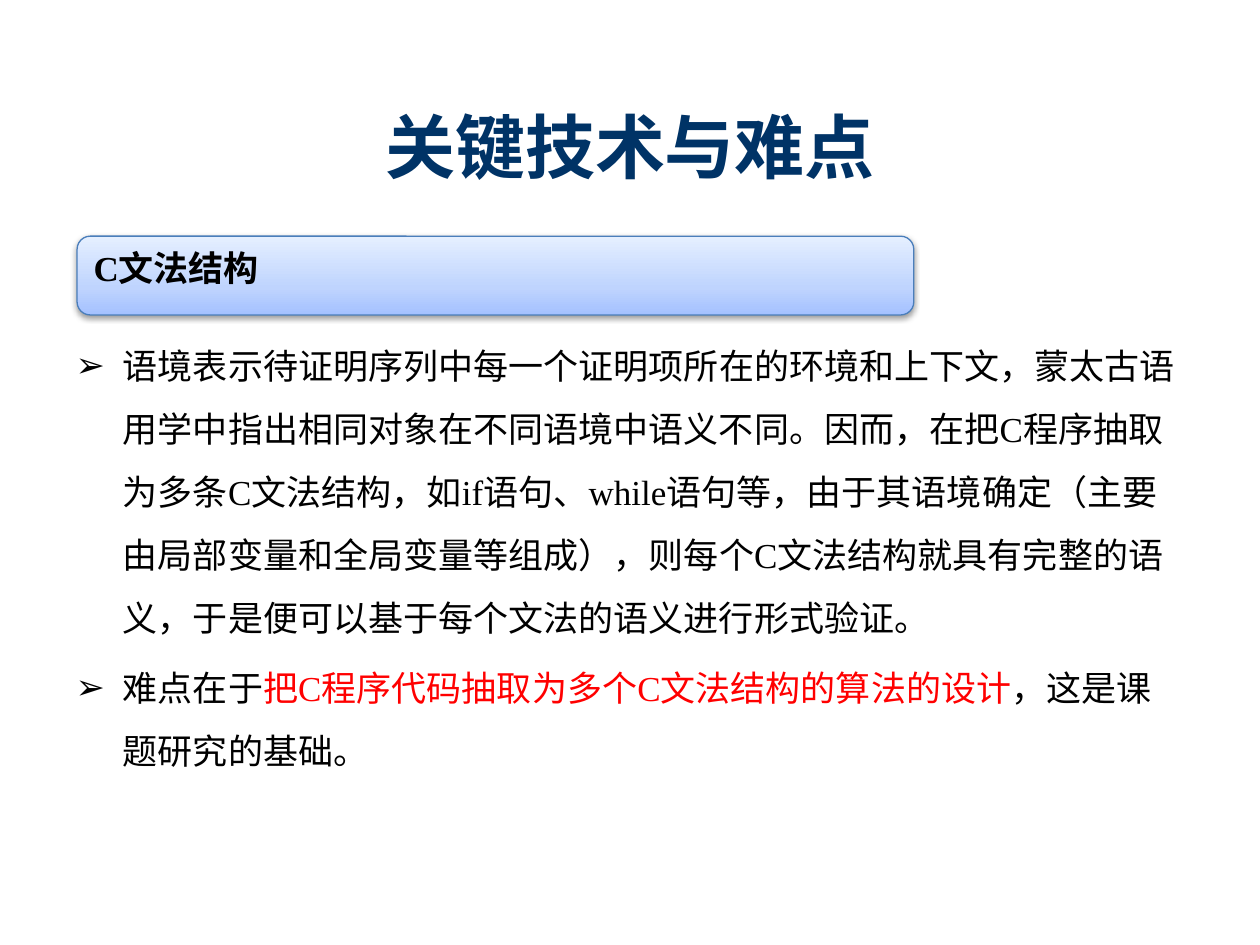
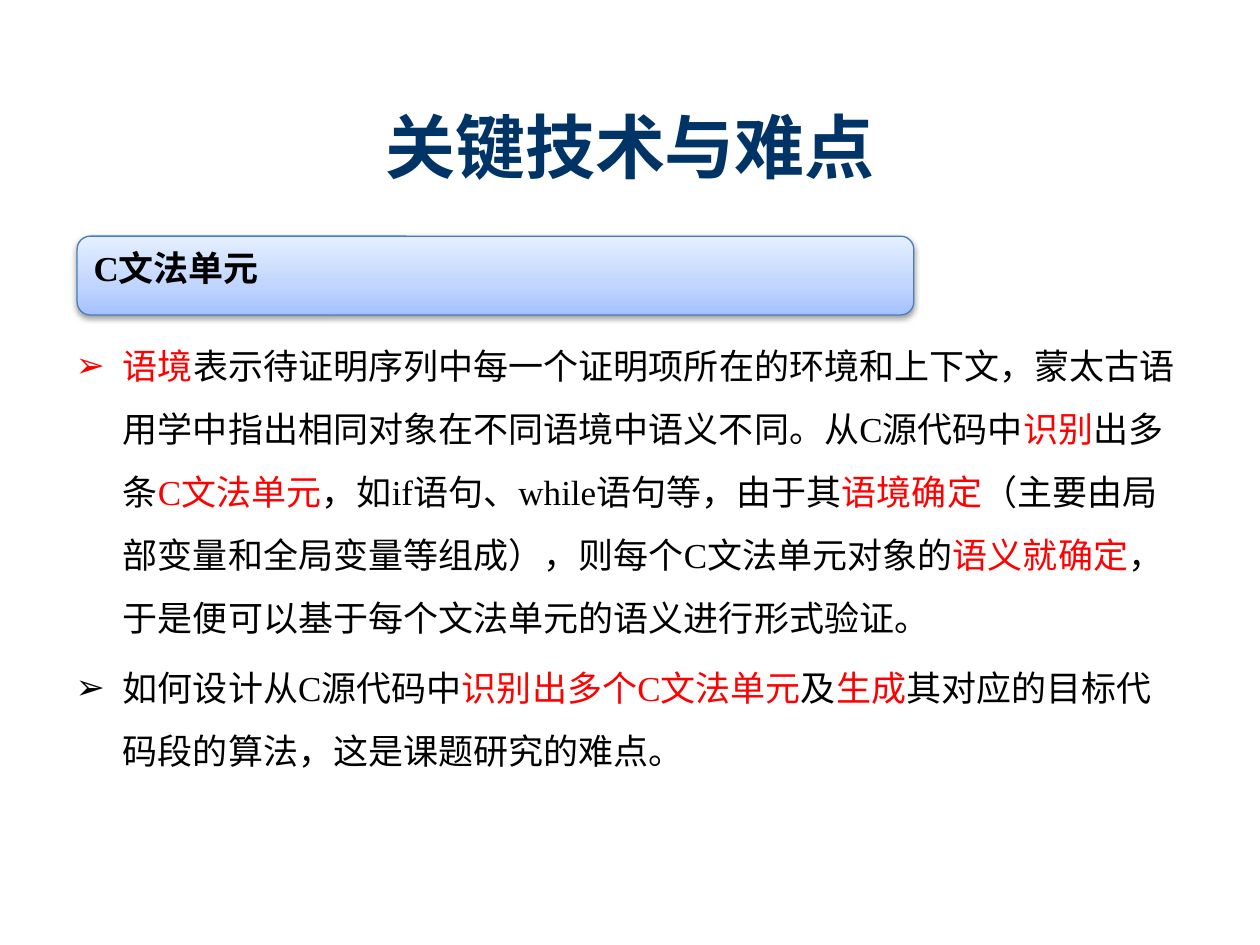
Before and after one commit to destiny1991/--2014--destiny, a slide deck: slide 21 of 开题/SY1406108_陈志伟_开题ppt.pptx. Drawn at 1260x945 pixels with LibreOffice and Linux fonts; fonts in the diff are those of the drawing; background and template pictures are left out. Boxes give left, top, right and bottom in pixels: in the first picture for what was removed or moved away, otherwise in the second. Text is boxed around its words. In the diff, an @@ line names an element or a change of style, - is before the commit and + after.

```diff
--- a/开题/SY1406108_陈志伟_开题ppt.pptx
+++ b/开题/SY1406108_陈志伟_开题ppt.pptx
@@ text in rounded rectangle at [94, 253, 260, 284]: text changed @@
-C文法结构
+C文法单元
@@ text at [123, 349, 1175, 768]: text changed @@
-➢ 语境表示待证明序列中每一个证明项所在的环境和上下文，蒙太古语用学中指出相同对象在不同语境中语义不同。因而，在把C程序抽取为多条C文法结构，如if语句、while语句等，由于其语境确定（主要由局部变量和全局变量等组成），则每个C文法结构就具有完整的语义，于是便可以基于每个文法的语义进行形式验证。
-➢ 难点在于把C程序代码抽取为多个C文法结构的算法的设计，这是课题研究的基础。
+➢ 语境表示待证明序列中每一个证明项所在的环境和上下文，蒙太古语用学中指出相同对象在不同语境中语义不同。从C源代码中识别出多条C文法单元，如if语句、while语句等，由于其语境确定（主要由局部变量和全局变量等组成），则每个C文法单元对象的语义就确定，于是便可以基于每个文法单元的语义进行形式验证。
+➢ 如何设计从C源代码中识别出多个C文法单元及生成其对应的目标代码段的算法，这是课题研究的难点。
```
Also in this commit, not shown: 15 other slides changed, 2 other files.
